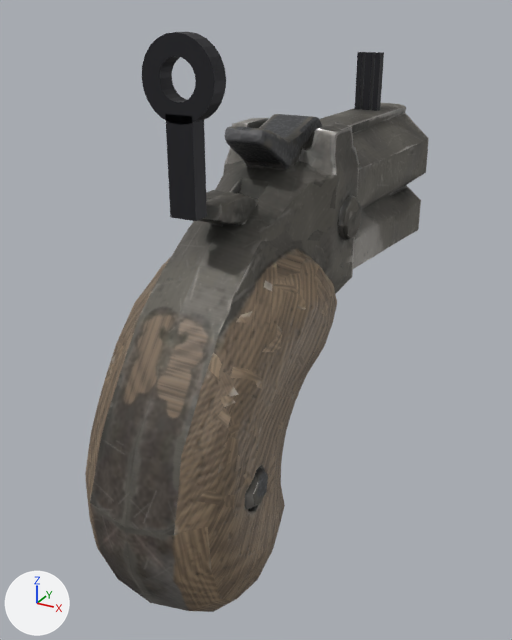
The glTF model addons/fc_weapons/assets/models/derringer.glb: old version first, new version second.
One viewpoint serves both versions: a 50 mm lens placed at (0.0877, -0.1383, 0.0872), pointed at (-0.006, 0.0321, 0.002). The axes (+X, +Y, +Z) are drawn at lower left. The lights are the same throughout. The older version comes first. Where no turn or scale is listed for an object, it has been applied to the vertices.

Objects in the first picture: 'front_ear-1', 'front_ear1', 'front_post', 'geometry_0', 'rear_ring', 'rear_stem'.
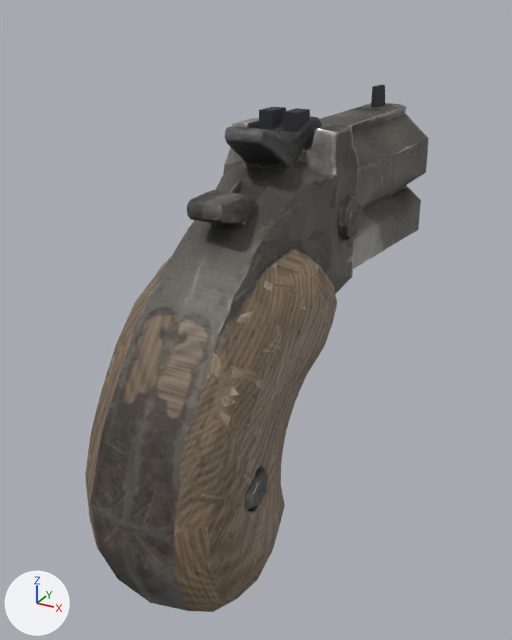
Pixel boxes [x1, y1, x2, y2] of what changed, in the pictures (512 x 640 px):
'rear_ring', deleted
    before: [142, 32, 226, 125]
'rear_stem', deleted
    before: [165, 114, 207, 221]
'front_post', deleted
    before: [362, 52, 376, 110]
'rear_notch1', added
    after: [283, 108, 310, 132]
'rear_notch-1', added
    after: [259, 107, 286, 130]
'front_ear1', deleted
    before: [372, 52, 384, 111]
'front_ear-1', deleted
    before: [355, 52, 366, 109]
'front_blade', added
    after: [371, 85, 385, 107]

Edits to the bpy script that builds the scene:
```text
Add me_front_blade:
    me_front_blade.from_pydata([(-0.0009, 0.116, 0.0548), (0.0009, 0.116, 0.0548), (0.0009, 0.106, 0.0548), (-0.0009, 0.106, 0.0548), (-0.0009, 0.106, 0.0625), (0.0009, 0.106, 0.0625), (0.0009, 0.114, 0.0625), (-0.0009, 0.114, 0.0625)], [], [(0, 1, 2), (0, 2, 3), (4, 5, 6), (4, 6, 7), (7, 6, 1), (7, 1, 0), (6, 5, 2), (6, 2, 1), (5, 4, 3), (5, 3, 2), (4, 7, 0), (4, 0, 3)])
    me_front_blade.materials.append(mat_sight_metal)  # dark grey #353538
Add me_rear_notch1:
    me_rear_notch1.from_pydata(...)  # a box spanning x 0.0016..0.0056, y 0.033..0.041, z 0.0575..0.0625
    me_rear_notch1.materials.append(mat_sight_metal)  # dark grey #353538
Add me_rear_notch_1:
    me_rear_notch_1.from_pydata(...)  # a box spanning x -0.0056..-0.0016, y 0.033..0.041, z 0.0575..0.0625
    me_rear_notch_1.materials.append(mat_sight_metal)  # dark grey #353538
Remove ob_rear_stem:
    ob_rear_stem = bpy.data.objects.new('rear_stem', me_rear_stem)
    ob_rear_stem.location = (0.0, 0.0, 0.0)
Remove ob_rear_ring:
    ob_rear_ring = bpy.data.objects.new('rear_ring', me_rear_ring)
    ob_rear_ring.location = (0.0, 0.0, 0.0)
Remove ob_front_post:
    ob_front_post = bpy.data.objects.new('front_post', me_front_post)
    ob_front_post.location = (0.0, 0.0, 0.0)
Remove ob_front_ear_1:
    ob_front_ear_1 = bpy.data.objects.new('front_ear-1', me_front_ear_1)
    ob_front_ear_1.location = (0.0, 0.0, 0.0)
Remove ob_front_ear1:
    ob_front_ear1 = bpy.data.objects.new('front_ear1', me_front_ear1)
    ob_front_ear1.location = (0.0, 0.0, 0.0)
Add ob_front_blade:
    ob_front_blade = bpy.data.objects.new('front_blade', me_front_blade)
    ob_front_blade.location = (0.0, 0.0, 0.0)
Add ob_rear_notch1:
    ob_rear_notch1 = bpy.data.objects.new('rear_notch1', me_rear_notch1)
    ob_rear_notch1.location = (0.0, 0.0, 0.0)
Add ob_rear_notch_1:
    ob_rear_notch_1 = bpy.data.objects.new('rear_notch-1', me_rear_notch_1)
    ob_rear_notch_1.location = (0.0, 0.0, 0.0)
```
